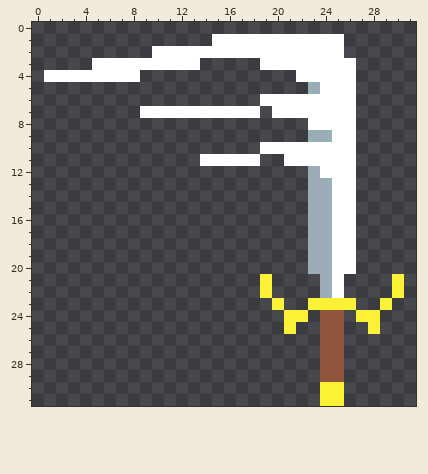
Pixel-art file, stored at Assets/ase/Sword.ase. The picture above was drawn from the file before the commit.
32x32 pixels, 1 frame.
The same view after the edit:
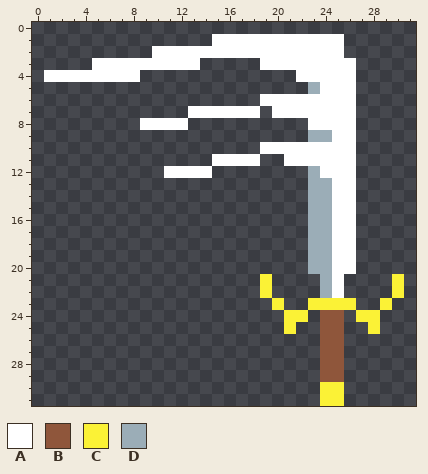
Palette (. is transparent): A #ffffff  B #8f563b  C #fbf236  D #9badb7
Edits made:
--- layer "Layer 2"
@@ x 7..16 @@
  6 ..........
- 7 ..AAAAAAAA
- 8 ..........
+ 7 ......AAAA
+ 8 ..AAAA....
  9 ..........
 10 ..........
-11 .......AAA
-12 ..........
+11 ........AA
+12 ....AAAA..
 13 ..........
Boxes around the changes in both pictures, in picture pixels (x1, y1, x2, y2):
changed: (140, 106, 212, 178)
